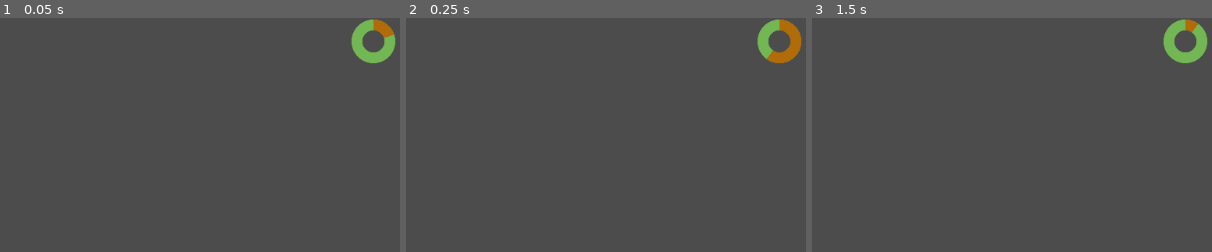
Above: before the commit, frames 1-3 (left to right).
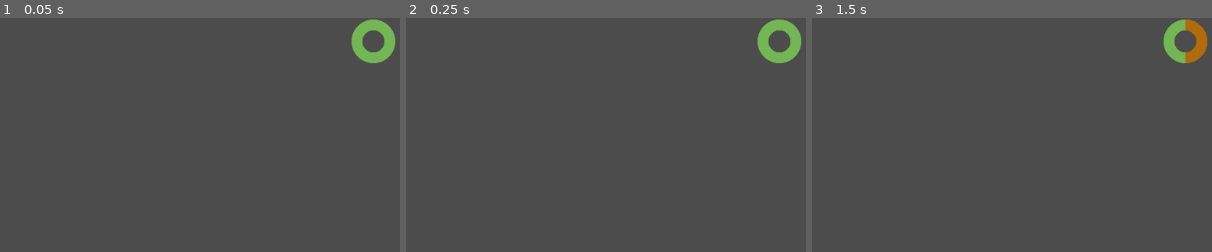
Above: after the commit, the same moments.

Repository: Pe3Hu/harore
Game: Godot game, scene res://scenes/Game.tscn
Two runs of this game, one before a commit and one after it. Both use one fixed random seed, a clock stepped at 60 frames per second and the inputs below.
Inputs (mouse positions are % of the whole screen's width and height, from its top left):
- Up to frame 1 (0.05 s): no input
- Up to frame 2 (0.25 s): no input
- Up to frame 3 (1.5 s): move the mouse to (72, 45) at 0.52 s; click (72, 45) at 0.67 s; move the mouse to (30, 55) at 1.27 s; click (30, 55) at 1.42 s
The pictures show only the part of the screen within x 50-100%, y 0-50%; the shares and areas given below are measured in that part.

The runs differ from the first frame. In frame 1, 0.3% of the frame differs, in the area x 93-99%, y 0-9%; in frame 2, 0.7%, in the area x 90-99%, y 0-20%; in frame 3, 0.5%.

Commit message:
version 0.0003
1. Poison & Flame counter update

Diff:
--- a/scenes/Game.tscn
+++ b/scenes/Game.tscn
@@ -15,7 +15,7 @@
 margin_right = 1200.0
 margin_bottom = 240.0
 rect_scale = Vector2( 0.25, 0.25 )
-max_value = 10.0
+max_value = 2.0
 value = 1.0
 texture_under = ExtResource( 1 )
 texture_progress = ExtResource( 1 )
--- a/scripts/Classes.gd
+++ b/scripts/Classes.gd
@@ -4,20 +4,36 @@
 class Counter:
 	var num = {}
 	var word = {}
-
-	func _init(input_):
-		num.value = input_.value
-		word.name = input_.name
+	var obj = {}
+	var flag = {}
+
+	func _init(input_):
+		num.value = {}
+		num.value.current = input_.value
+		word.type = input_.type
+		obj.wood = input_.wood
+		flag.tick = false
+		set_shift()
+
+	func set_shift():
+		match word.type:
+			"Poison":
+				num.value.shift = 1
+			"Flame":
+				num.value.shift = -num.value.current/2
 
 	func harvest():
-		match word.name:
-			"":
-				pass
-
-	func shift():
-		match word.name:
-			"":
-				pass
+		if flag.tick:
+			print(word.type,num.value.current)
+			match word.type:
+				"Poison":
+					obj.wood.receive_damage(num.value.current)
+				"Flame":
+					obj.wood.receive_damage(num.value.current)
+					set_shift()
+					print(num.value.shift)
+
+			num.value.current += num.value.shift
 
 class Token:
 	var num = {}
@@ -32,13 +48,20 @@
 		word.stage = input_.stage
 
 	func bloom(wood_):
+		var index_f = Global.dict.token.subtype.keys().find(word.subtype)
 		match word.type:
 			"Wound":
 				var start = 1
 				var step = 2
-				var charge = Global.dict.token.subtype.keys().find(word.subtype)
+				var charge = index_f
 				var damage = Global.get_wound_hp(start, step, charge)
 				wood_.receive_damage(damage)
+			"Poison":
+				var charge = index_f + 1
+				wood_.promote_counter(word.type, charge)
+			"Flame":
+				var charge = Global.arr.sequence["A000124"][index_f]
+				wood_.promote_counter(word.type, charge)
 
 class Pollen:
 	var num = {}
@@ -67,6 +90,7 @@
 		input.energy = num.energy
 		input.tokens = arr.token
 		input.tags = arr.tag
+		input.dna = dna_
 		var spore = Classes.Spore.new(input)
 		dna_.arr.spore.append(spore)
 
@@ -74,6 +98,7 @@
 	var num = {}
 	var arr = {}
 	var word = {}
+	var obj = {}
 
 	func _init(input_):
 		num.preparation = input_.preparation
@@ -81,6 +106,7 @@
 		num.energy = input_.energy
 		arr.token = input_.tokens
 		arr.tag = input_.tags
+		obj.dna = input_.dna
 
 class DNA:
 	var num = {}
@@ -95,6 +121,9 @@
 		obj.boletus = null
 		generate_spores()
 
+#		print("___")
+#		for tag in Global.dict.dna.tag:
+#			print(tag,Global.dict.dna.tag[tag].size())
 		for tag in arr.tag:
 			if Global.dict.dna.tag.keys().has(tag):
 				Global.dict.dna.tag[tag].append(self)
@@ -180,6 +209,7 @@
 
 			for token in spore.arr.token:
 				obj.boletus.obj.colony.obj.wood.add_token(token)
+			print(spore.num)
 
 	func choose_spores():
 		get_obtainables()
@@ -189,6 +219,10 @@
 			i+=1
 			choose_spore()
 			get_obtainables()
+
+	func discard_hand():
+		for _i in arr.hand.size():
+			arr.discard.append(arr.hand.pop_back())
 
 class Root:
 	var num = {}
@@ -229,7 +263,7 @@
 			"Gamma":
 				num.rank = 1
 
-		num.size.dna = pow(2,num.rank)
+		num.size.dna = (num.rank + 1) * 3
 		num.size.root = pow(2,num.rank)
 
 	func get_base_roots():
@@ -263,6 +297,8 @@
 			var options = Global.dict.dna.tag["All"]
 			var index_r = Global.rng.randi_range(0, options.size()-1)
 			var dna = options.pop_at(index_r)
+			for tag in Global.dict.dna.tag:
+				Global.dict.dna.tag[tag].erase(dna)
 			dna.set_boletus(self)
 			arr.dna.append(dna)
 			sum += dna.arr.spore.size()
@@ -322,13 +358,24 @@
 
 	func _init():
 		num.hp = {}
-		num.hp.max = 10
+		num.hp.max = 20
 		num.hp.current = num.hp.max
 		arr.counter = []
 		arr.token = []
 		flag.alive = true
 		obj.marge = null
 
+		init_counters()
+
+	func init_counters():
+		for type in Global.dict.counter.type:
+			var input = {}
+			input.type = type
+			input.value = 0
+			input.wood = self
+			var counter = Classes.Counter.new(input)
+			arr.counter.append(counter)
+
 	func sowing():
 		for token in arr.token:
 			token.bloom(self)
@@ -345,6 +392,12 @@
 
 		if !flag.alive:
 			obj.marge.next_wood(self)
+
+	func promote_counter(type_, charge_):
+		for counter in arr.counter:
+			if type_ == counter.word.type:
+				counter.num.value.current += charge_
+				counter.flag.tick = true
 
 class Marge:
 	var num = {}
@@ -382,21 +435,21 @@
 			print("Marge End")
 
 	func complete_round():
-		print(Global.arr.round[num.round])
-		match Global.arr.round[num.round]:
+		#var genome = obj.forest.arr.colony[0].arr.boletus[0].obj.genome
+		#print(Global.arr.round[num.round],genome.arr.deck.size(),genome.arr.hand.size(),genome.arr.discard.size())
+		match Global.dict.round.name[num.round]:
 			"I":
 				for wood in arr.wood:
 					if wood.flag.alive:
 						for counter in wood.arr.counter:
 							counter.harvest()
 
-					print(wood.num.hp.current)
+					print("HP: ",wood.num.hp.current)
 			"II":
 				for colony in obj.forest.arr.colony:
 					for boletus in colony.arr.boletus:
 						boletus.refill_energy()
 						boletus.obj.genome.refill_hand()
-						print(boletus.obj.genome.arr.hand)
 			"III":
 				for colony in obj.forest.arr.colony:
 					for boletus in colony.arr.boletus:
@@ -405,9 +458,13 @@
 				for wood in arr.wood:
 					if wood.flag.alive:
 						wood.sowing()
+			"V":
+				for colony in obj.forest.arr.colony:
+					for boletus in colony.arr.boletus:
+						boletus.obj.genome.discard_hand()
 
 	func next_round():
-		num.round = (num.round + 1)%Global.arr.round.size()
+		num.round = (num.round + 1)%Global.dict.round.name.size()
 
 	func next_wood(previous_):
 		for colony in obj.forest.arr.colony:
--- a/scripts/Game.gd
+++ b/scripts/Game.gd
@@ -2,15 +2,16 @@
 
 
 func init_tokens():
-	var input = {}
-	input.edges = 3
-	input.type = Global.dict.token.type.keys()[0]
-	input.stage = 0
+	for _i in Global.dict.token.type.keys().size():
+		var input = {}
+		input.edges = 3
+		input.type = Global.dict.token.type.keys()[_i]
+		input.stage = 0
 
-	for subtype in Global.dict.token.subtype:
-		input.subtype = subtype
-		var token = Classes.Token.new(input)
-		Global.arr.token.append(token)
+		for subtype in Global.dict.token.subtype:
+			input.subtype = subtype
+			var token = Classes.Token.new(input)
+			Global.arr.token.append(token)
 
 func init_pollens():
 	for type in Global.dict.token.type.keys():
@@ -28,19 +29,31 @@
 					input.energy = _i + 1
 					var token = Global.dict.token.type[type][_i]
 					input.tokens.append(token)
+				"Poison":
+					input.recharge = _i + 1
+					input.energy = Global.arr.sequence["A000040"][_i]
+					var token = Global.dict.token.type[type][_i]
+					input.tokens.append(token)
+				"Flame":
+					input.recharge = _i + 1
+					input.energy = Global.arr.sequence["A000040"][_i]
+					var token = Global.dict.token.type[type][_i]
+					input.tokens.append(token)
 
 			if input.tokens.size() > 0:
 				var pollen = Classes.Pollen.new(input)
 				pollen.add_tag(tag)
+				pollen.add_tag(type)
 
 func init_dnas():
-	var n = 3
+	var n = 4
+	#print(Global.dict.pollen.tag)
 
-	for tag in Global.dict.pollen.tag:
-		for _i in n:
-			var input = {}
-			input.tags = [tag]
-			var dna = Classes.DNA.new(input)
+	for _i in n:
+		var tag = "Flame"
+		var input = {}
+		input.tags = [tag, "All"]
+		var dna = Classes.DNA.new(input)
 
 func init_colonys():
 	var colony = Classes.Colony.new()
@@ -62,6 +75,13 @@
 	init_colonys()
 	init_forest()
 
+	for tag in Global.dict.dna.tag:
+		#print(tag,Global.dict.dna.tag[tag].size())
+		for dna in Global.dict.dna.tag[tag]:
+			for spore in dna.arr.spore:
+				#print(spore.num, spore.arr)
+				pass
+
 func _input(event):
 	if event is InputEventMouseButton:
 		if Global.flag.click:
--- a/scripts/Global.gd
+++ b/scripts/Global.gd
@@ -38,7 +38,7 @@
 	}
 
 	dict.tag = {}
-	dict.tag.pollen = ["Wound"]
+	dict.tag.pollen = ["Wound","Poison","Flame"]
 
 	dict.pollen = {}
 	dict.pollen.tag = {}
@@ -47,6 +47,12 @@
 	}
 	dict.dna = {}
 	dict.dna.tag = {}
+
+	dict.round = {}
+	dict.round.name = ["I","II","III","IV","V"]
+
+	dict.counter = {}
+	dict.counter.type = ["Poison","Flame"]
 
 func init_window_size():
 	dict.window_size = {}
@@ -58,14 +64,13 @@
 	arr.sequence = {}
 	arr.sequence["A000040"] = [2, 3, 5, 7, 11, 13, 17, 19, 23, 29]
 	arr.sequence["A000045"] = [89, 55, 34, 21, 13, 8, 5, 3, 2, 1, 1]
-	arr.sequence["A000124"] = [7, 11, 16] #, 22, 29, 37, 46, 56, 67, 79, 92, 106, 121, 137, 154, 172, 191, 211]
+	arr.sequence["A000124"] = [7, 11, 16, 22, 29, 37, 46, 56, 67, 79, 92, 106, 121, 137, 154, 172, 191, 211]
 	arr.sequence["A001358"] = [4, 6, 9, 10, 14, 15, 21, 22, 25, 26]
 
 	arr.token = []
 	arr.spore = []
 	arr.colony = []
 	arr.forest = []
-	arr.round = ["I","II","III","IV"]
 
 func init_node():
 	node.TimeBar = get_node("/root/Game/TimeBar")
